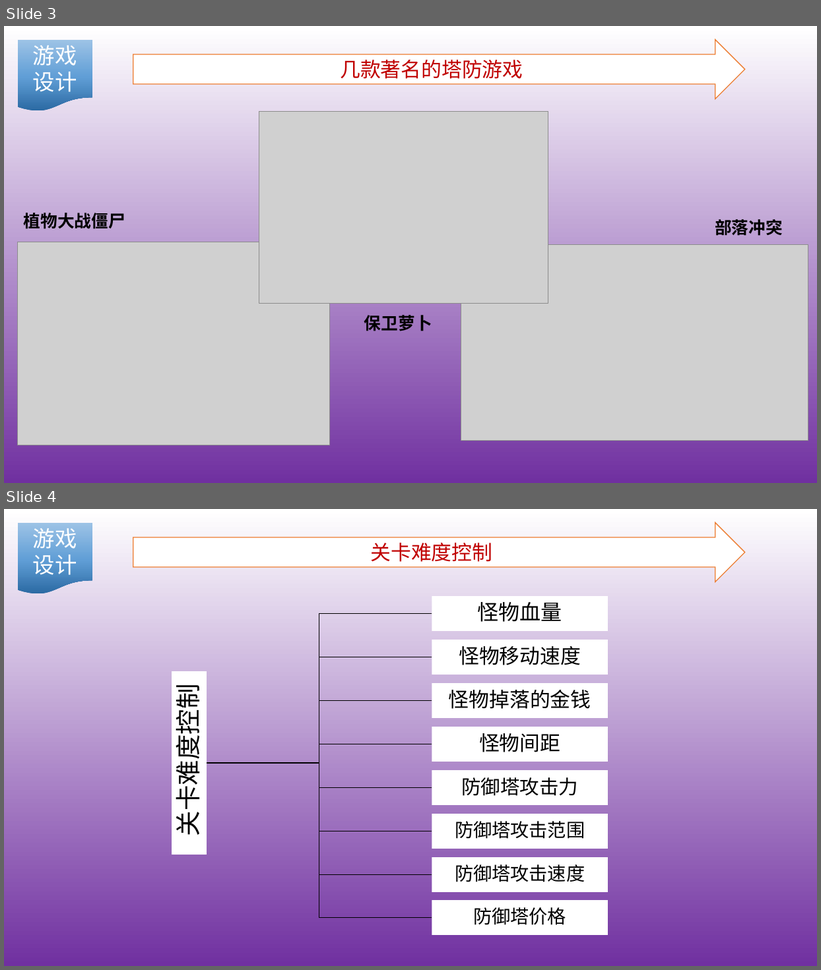
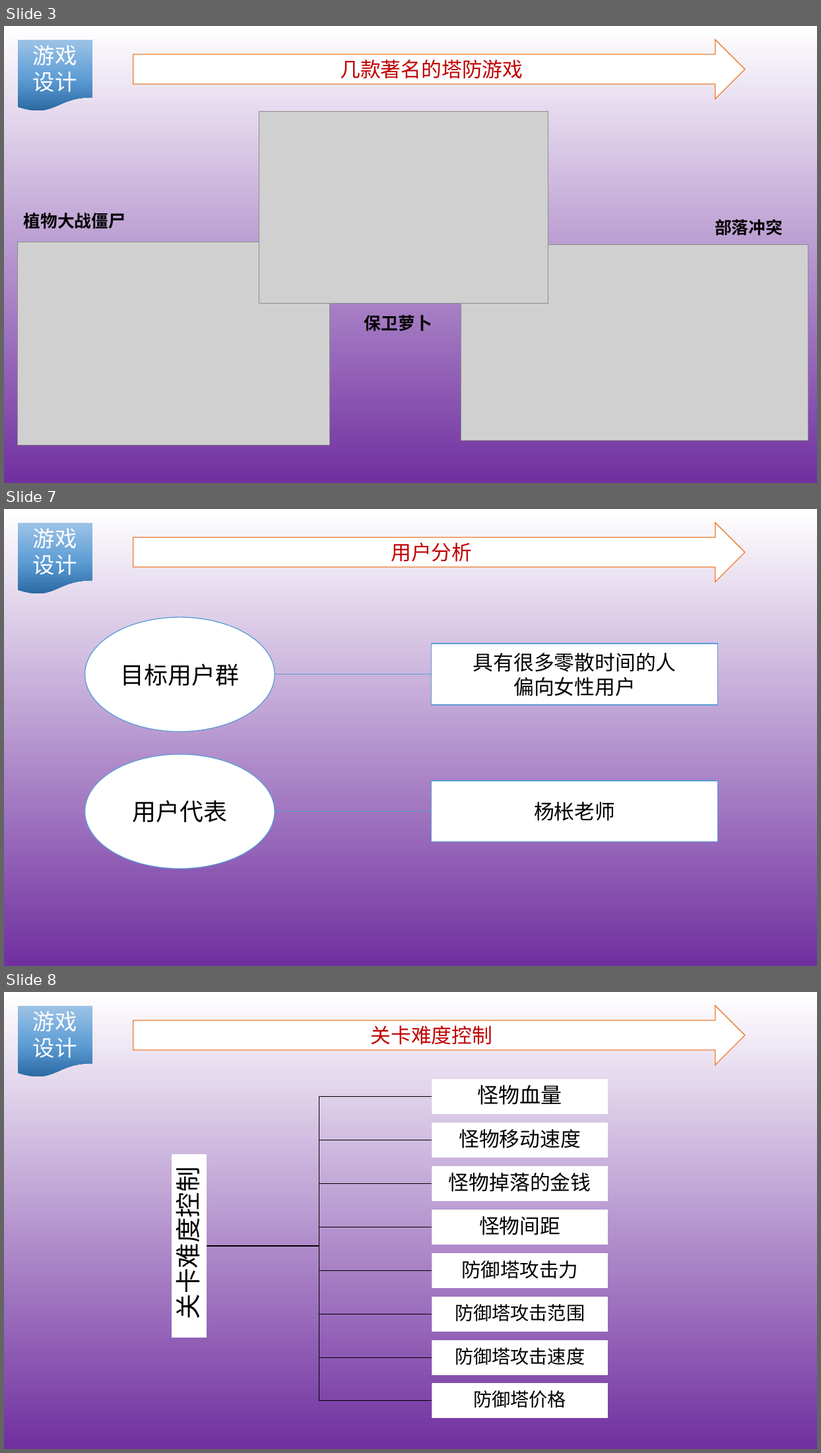
Before and after one commit to SE2017-G01/TowerDefense-game, a slide deck: Introduction/课堂展示/项目需求说明书.pptx. Shown one above the other, each under a label of ours: slides 3 and 4 before the commit, slides 3, 7 and 8 after it; the slides between them are not shown. The pictures are 821x970 and 821x1453 pixels, drawn with LibreOffice and Linux fonts; fonts in the diff are those of the drawing; grey boxes stand for pictures. Boxes give left, top, right and bottom in pixels: in the first picture for what was removed or moved away, otherwise in the second. Text is boxed around its words. In the diff, an @@ line names an element or a change of style, - is before the commit and + after.

```diff
--- a/Introduction/课堂展示/项目需求说明书.pptx
+++ b/Introduction/课堂展示/项目需求说明书.pptx
@@ slide 7 added at box(4, 509, 817, 966), background gradient #EDF1F9 to #FFFFFF to #7030A0 to #4472C4 @@
@@ flow chart document added at box(17, 522, 92, 594), fill gradient #2A69A2 to #609ED6 to #9DC3E6, 26 pt, text #FFFFFF @@
+游戏设计
@@ right arrow added at box(133, 522, 745, 582), fill #FFFFFF, outline #ED7D31 1 pt, 24 pt, text #C00000 @@
+用户分析
@@ ellipse added at box(85, 618, 275, 732), fill #FFFFFF, outline #5B9BD5 1 pt, 28 pt, text #000000 @@
+目标用户群
@@ rectangle added at box(432, 644, 717, 706), fill #FFFFFF, outline #5B9BD5 1 pt, 24 pt, text #000000 @@
+具有很多零散时间的人
+偏向女性用户
@@ elbow line added from (275, 674) to (432, 674), #5B9BD5 1 pt @@
@@ ellipse added at box(85, 755, 275, 869), fill #FFFFFF, outline #5B9BD5 1 pt, 28 pt, text #000000 @@
+用户代表
@@ rectangle added at box(432, 781, 717, 843), fill #FFFFFF, outline #5B9BD5 1 pt, 24 pt, text #000000 @@
+杨枨老师
@@ elbow line added from (275, 811) to (432, 811), #5B9BD5 1 pt @@
@@ what was slide 4 is now slide 8 @@
```
Also in this commit, not shown: 1 slide changed, 3 other slides added.
